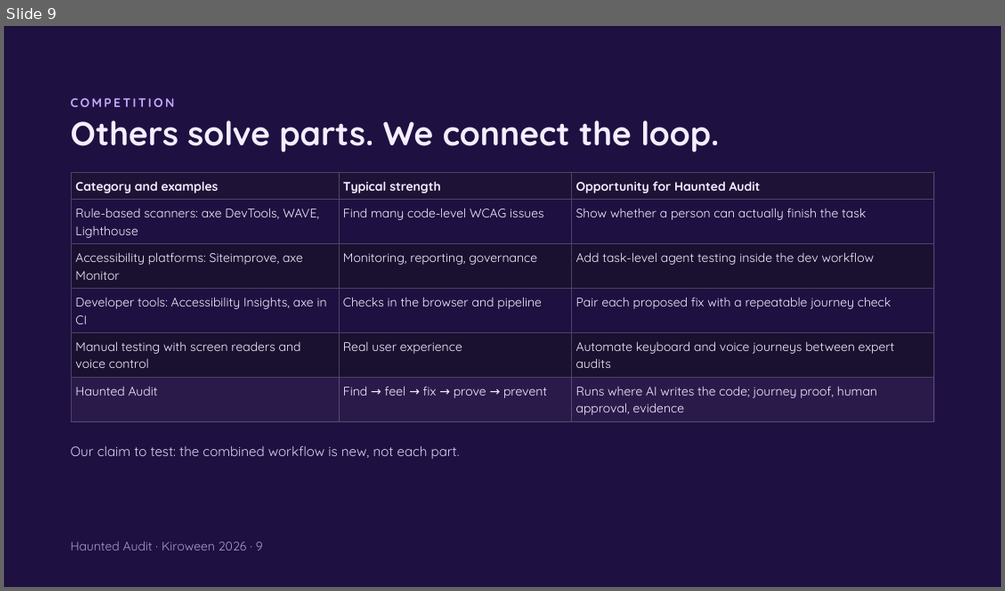
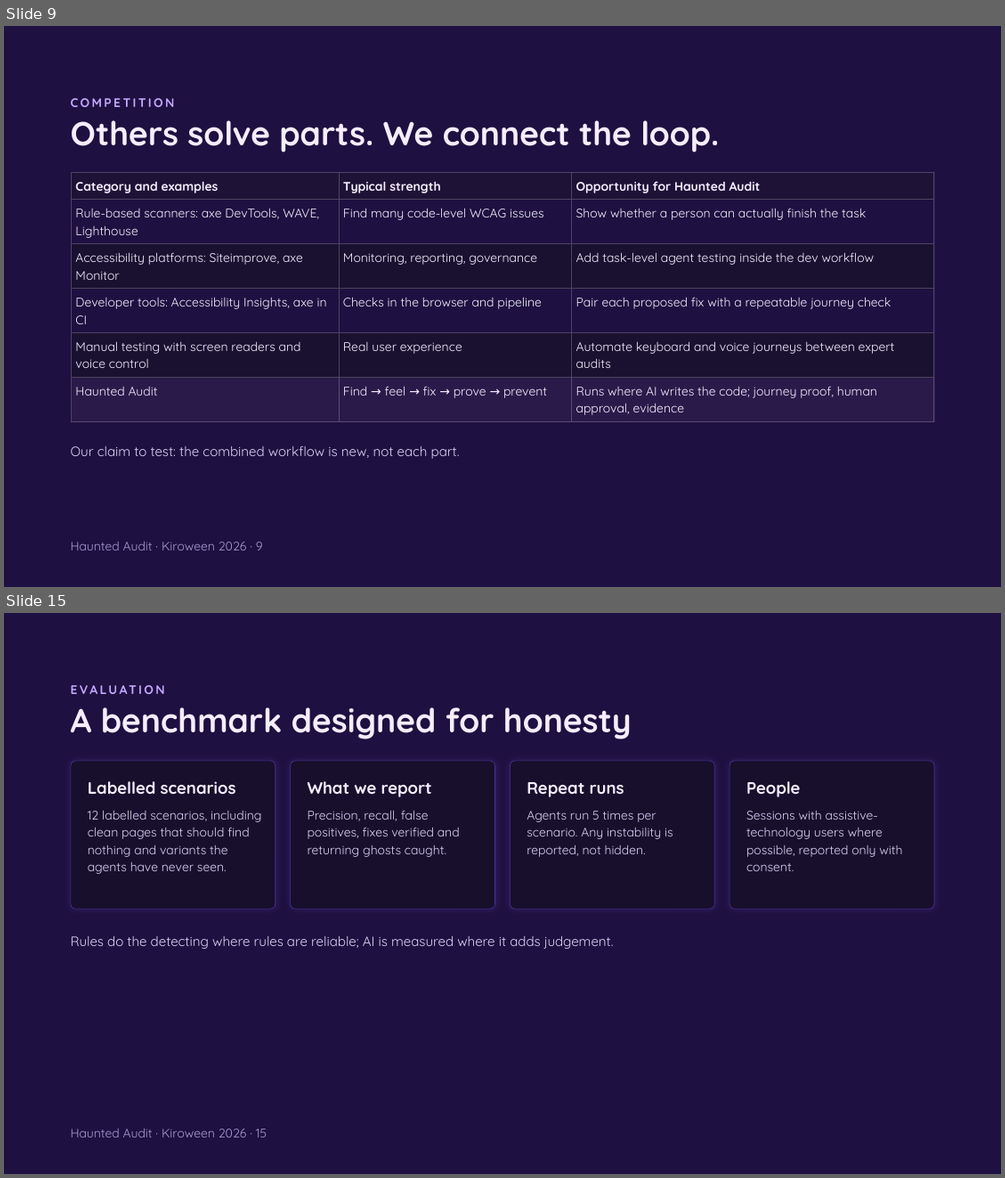
Before and after one commit to charvimaurya/haunted-audit, a slide deck: docs/Haunted Audit Judge Deck V1.pptx. Shown one above the other, each under a label of ours: slide 9 before the commit, slides 9 and 15 after it; the slides between them are not shown. The pictures are 1005x591 and 1005x1178 pixels, drawn with LibreOffice and Linux fonts; fonts in the diff are those of the drawing; background and template pictures are left out. Boxes give left, top, right and bottom in pixels: in the first picture for what was removed or moved away, otherwise in the second. Text is boxed around its words. In the diff, an @@ line names an element or a change of style, - is before the commit and + after.

```diff
--- a/docs/Haunted Audit Judge Deck V1.pptx
+++ b/docs/Haunted Audit Judge Deck V1.pptx
@@ slide 15 added at bbox=[4, 613, 1001, 1174], background picture (left out) @@
@@ text added at bbox=[71, 680, 961, 699], 12 pt, text #C4A8FF, bold @@
+EVALUATION
@@ title added at bbox=[71, 707, 631, 739], 32 pt, text #F4EEFF, bold @@
+A benchmark designed for honesty
@@ rounded rectangle added at bbox=[71, 761, 275, 909], fill #170F2C, outline #4A3390 0.5 pt @@
@@ rounded rectangle added at bbox=[291, 761, 495, 909], fill #170F2C, outline #4A3390 0.5 pt @@
@@ rounded rectangle added at bbox=[510, 761, 715, 909], fill #170F2C, outline #4A3390 0.5 pt @@
@@ rounded rectangle added at bbox=[729, 761, 934, 909], fill #170F2C, outline #4A3390 0.5 pt @@
@@ text added at bbox=[88, 781, 236, 794], 16 pt, text #F4EEFF, bold @@
+Labelled scenarios
@@ text added at bbox=[307, 781, 432, 797], 16 pt, text #F4EEFF, bold @@
+What we report
@@ text added at bbox=[526, 782, 624, 797], 16 pt, text #F4EEFF, bold @@
+Repeat runs
@@ text added at bbox=[746, 781, 800, 797], 16 pt, text #F4EEFF, bold @@
+People
@@ text added at bbox=[88, 811, 262, 874], 12 pt, text #DCD0F5 @@
+12 labelled scenarios, including clean pages that should find nothing and variants the agents have never seen.
@@ text added at bbox=[307, 810, 460, 857], 12 pt, text #DCD0F5 @@
+Precision, recall, false positives, fixes verified and returning ghosts caught.
@@ text added at bbox=[526, 811, 673, 857], 12 pt, text #DCD0F5 @@
+Agents run 5 times per scenario. Any instability is reported, not hidden.
@@ text added at bbox=[746, 811, 902, 871], 12 pt, text #DCD0F5 @@
+Sessions with assistive-technology users where possible, reported only with consent.
@@ text added at bbox=[71, 936, 614, 949], 13 pt, text #DCD0F5 @@
+Rules do the detecting where rules are reliable; AI is measured where it adds judgement.
@@ text added at bbox=[71, 1128, 267, 1137], 12 pt, text #A99BD0 @@
+Haunted Audit · Kiroween 2026 · 15
```
Also in this commit, not shown: 9 slides changed, 6 slides removed, 1 other file.
